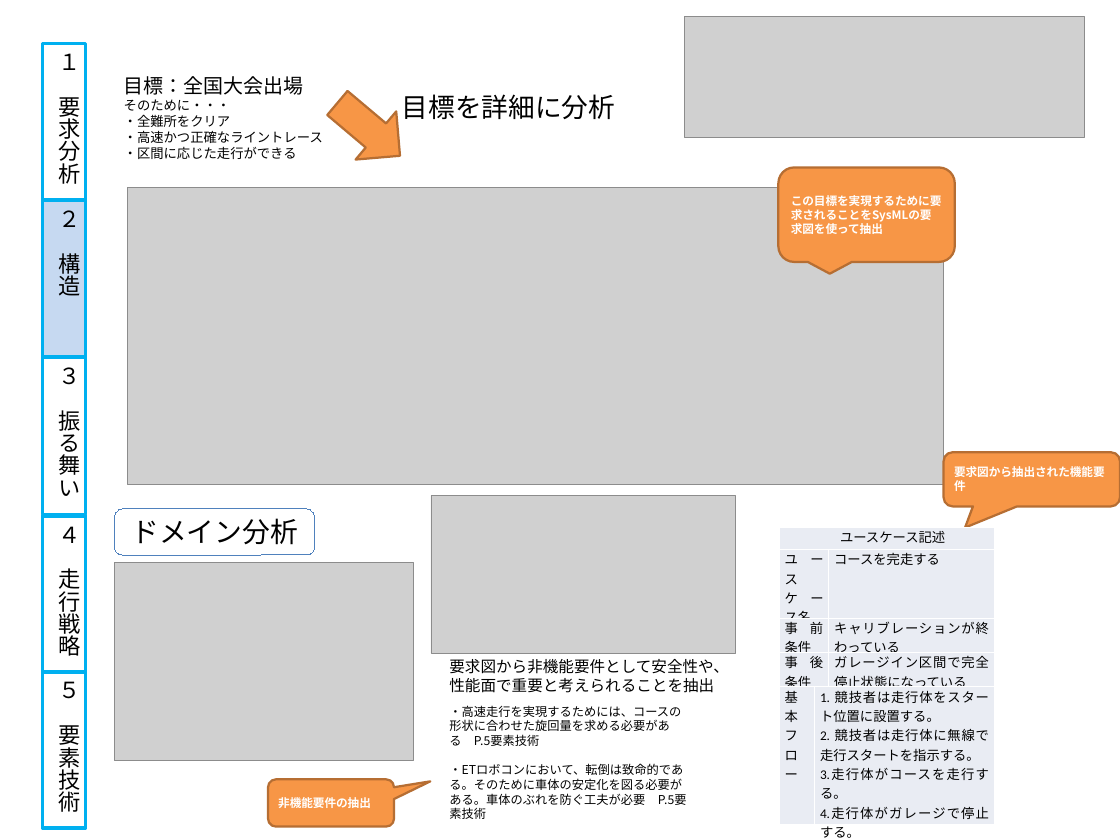
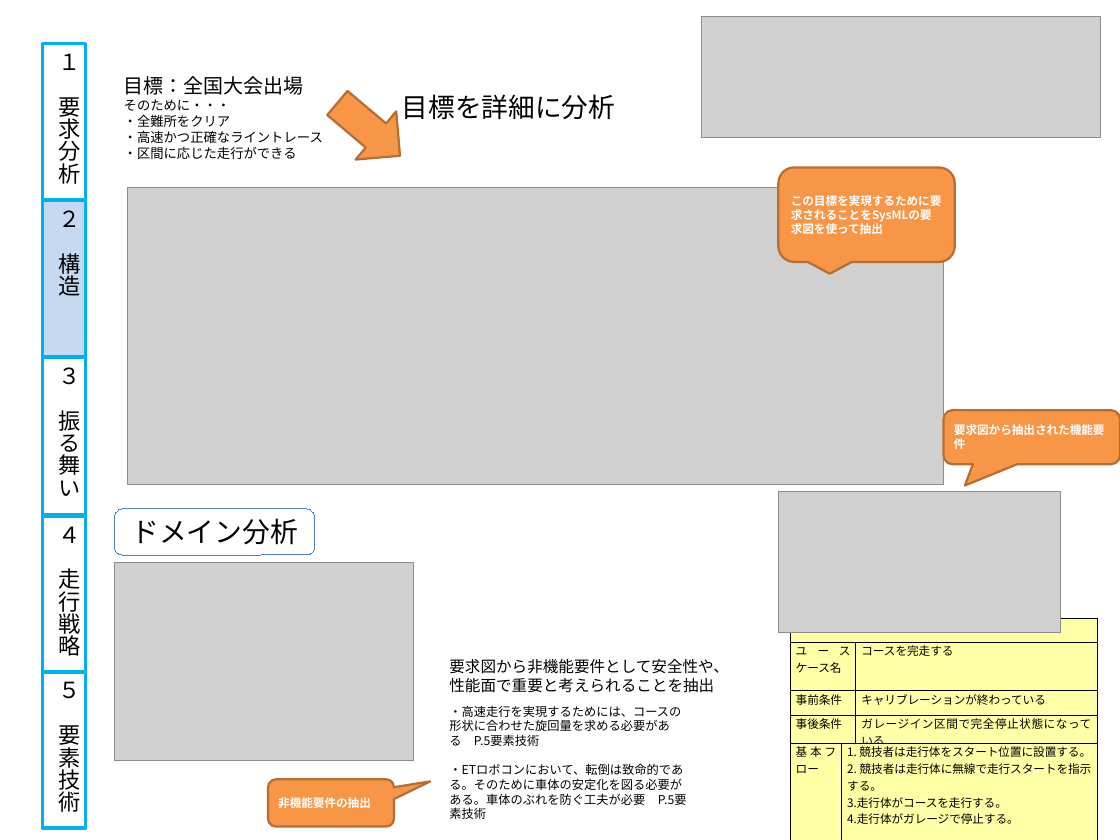
Before and after one commit to class-snct-rikitakelab/e-konbu2012, a slide deck: slide 2 of models/モデルシートver0.pptx (slide 3 before the commit). Drawn at 1120x840 pixels with LibreOffice and Linux fonts; fonts in the diff are those of the drawing; grey boxes stand for pictures. Boxes give left, top, right and bottom in pixels: in the first picture for what was removed or moved away, otherwise in the second. Text is boxed around its words. In the diff, an @@ line names an element or a change of style, - is before the commit and + after.

```diff
--- a/models/モデルシートver0.pptx
+++ b/models/モデルシートver0.pptx
@@ picture: place and size @@
-picture at [685, 17, 1084, 138]
+picture at [702, 17, 1101, 138]
@@ rounded speech box "要求図から抽出された機能要件": place and size @@
-rounded speech box "要求図から抽出された機能要件" at [944, 452, 1120, 506]
+rounded speech box "要求図から抽出された機能要件" at [943, 410, 1119, 465]
@@ picture removed at [431, 496, 736, 654] @@
@@ picture added at [778, 492, 1060, 633] @@
@@ table at [790, 618, 1097, 840] @@
@@ fill #E9EDF4 to #FFFFA5 in 9 cells @@
@@ size 12 to 10.5 pt, font Calibri to Cambria @@
@@ font Calibri to Noto Sans CJK JP in "1.", "2.", "3.走行体がコースを走行する。", "4.走行体がガレージで停止する。" @@
@@ borders changed @@
@@ table: place and size @@
-table at [779, 527, 990, 840]
+table at [790, 618, 1097, 840]
```
Also in this commit, not shown: 2 other slides changed, 1 slide removed, 3 other files.
